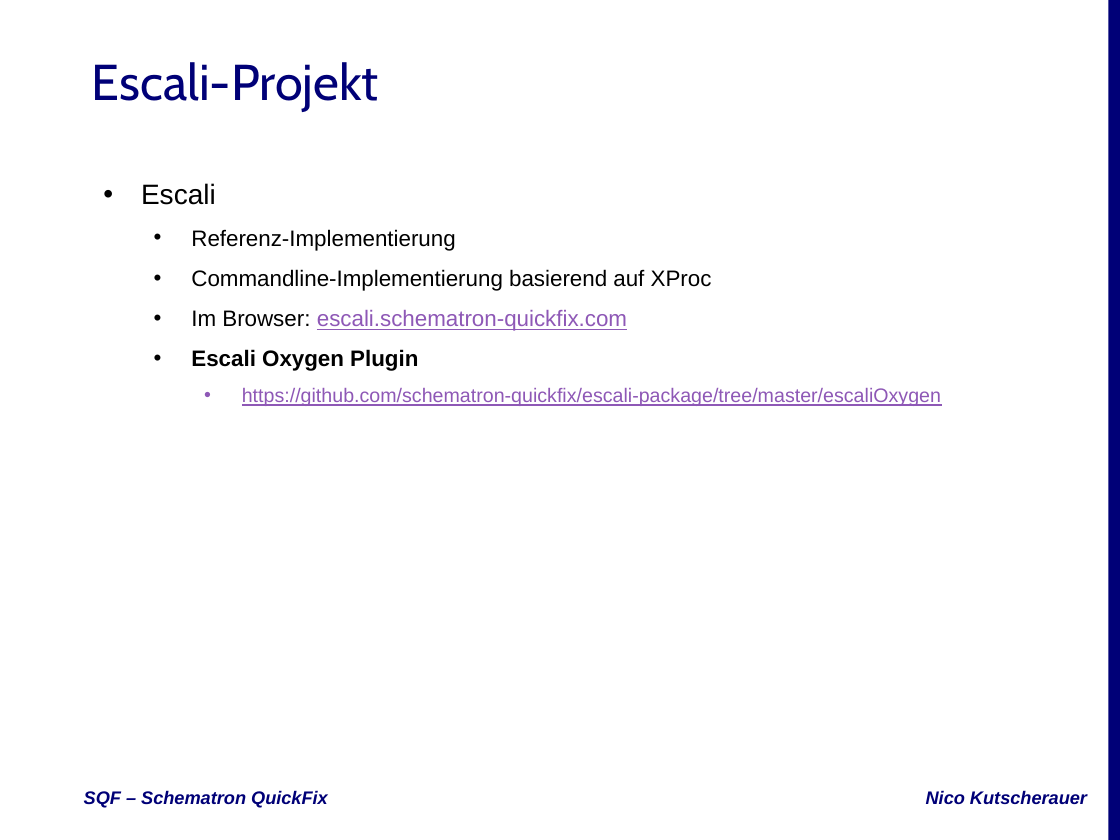
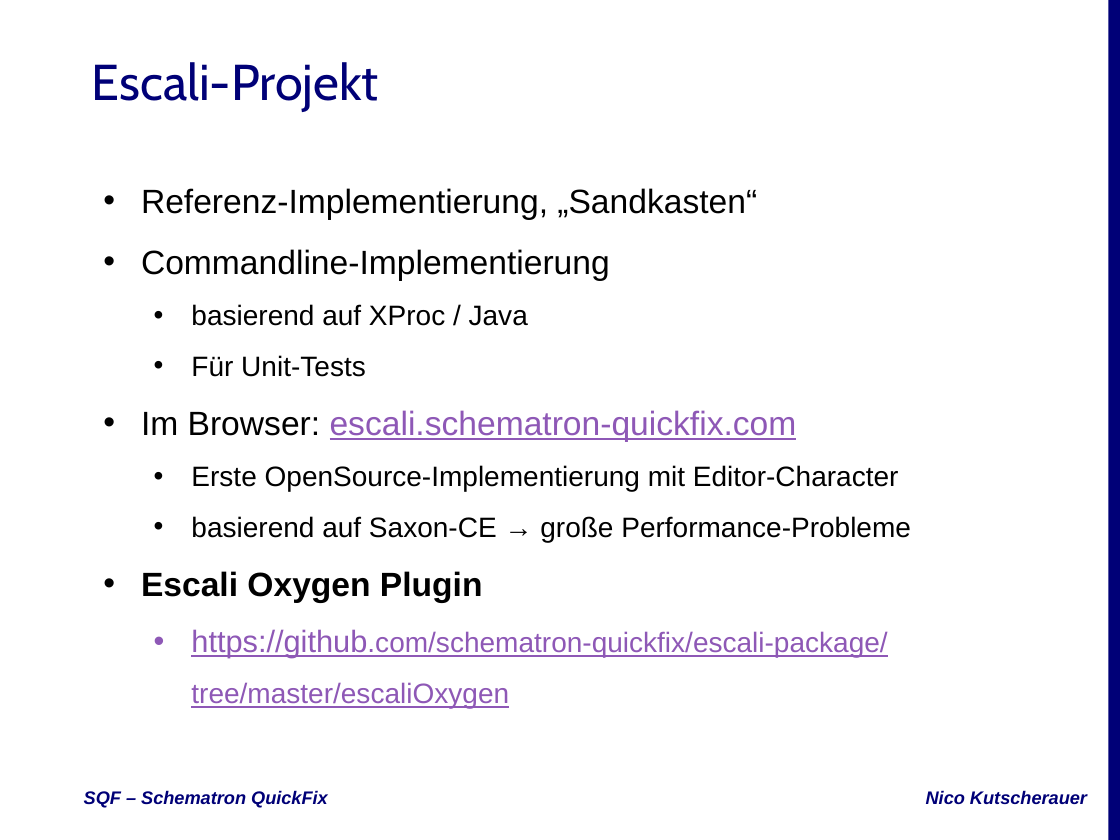
Before and after one commit to nkutsche/SchematronQuickFix-2017-11-17, a slide deck: slide 16 of SQF-Escali.pptx (slide 6 before the commit). Drawn at 1120x840 pixels with LibreOffice and Linux fonts; fonts in the diff are those of the drawing; background and template pictures are left out. Boxes give left, top, right and bottom in pixels: in the first picture for what was removed or moved away, otherwise in the second. Text is boxed around its words. In the diff, an @@ line names an element or a change of style, - is before the commit and + after.

```diff
--- a/SQF-Escali.pptx
+++ b/SQF-Escali.pptx
@@ subtitle at (141,188,757,377): text changed; size 16 to 24 pt @@
-• Escali
-  • Referenz-Implementierung
-  • Commandline-Implementierung basierend auf XProc
+• Referenz-Implementierung, „Sandkasten“
+• Commandline-Implementierung
+  • basierend auf XProc / Java
+  • Für Unit-Tests
@@ subtitle at (141,410,887,708): size 16 to 24 pt in "Im Browser: escali.schematron-quickfix.com", "Escali Oxygen Plugin"; size 14 to 22 pt, size 14 to 20 pt in "https://github.com/schematron-quickfix/escali-package/tree/m ..."; list level 2 to 1 in "Im Browser: escali.schematron-quickfix.com"; list level 2 to 1 in "Escali Oxygen Plugin"; list level 3 to 2 in "https://github.com/schematron-quickfix/escali-package/tree/m ..." @@
@@ subtitle at (191,465,911,542): paragraphs added @@
+  • Erste OpenSource-Implementierung mit Editor-Character
+  • basierend auf Saxon-CE → große Performance-Probleme
```
Also in this commit, not shown: 6 other slides changed, 22 slides added, 1 slide removed, 4 other files.
